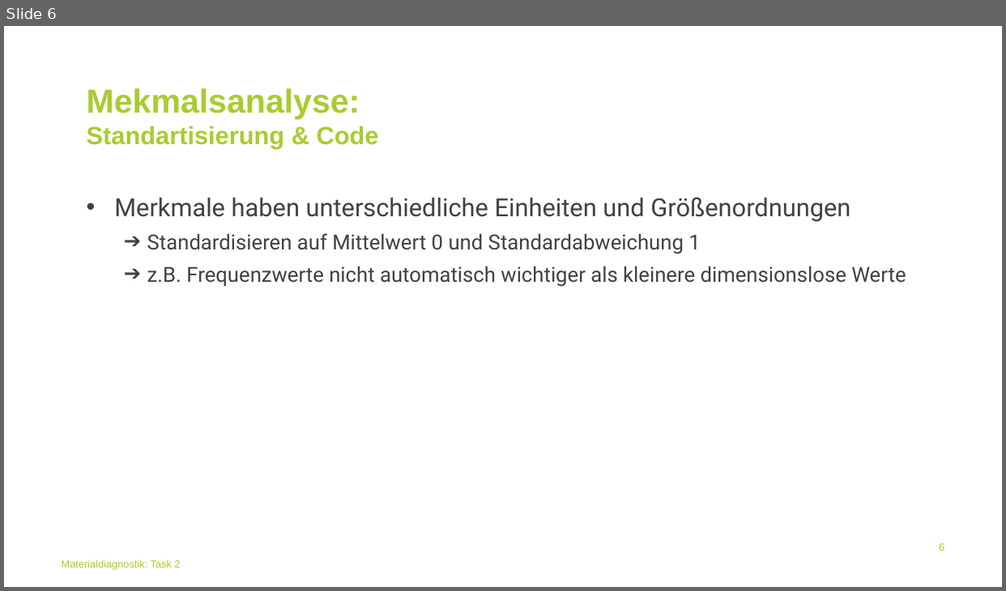
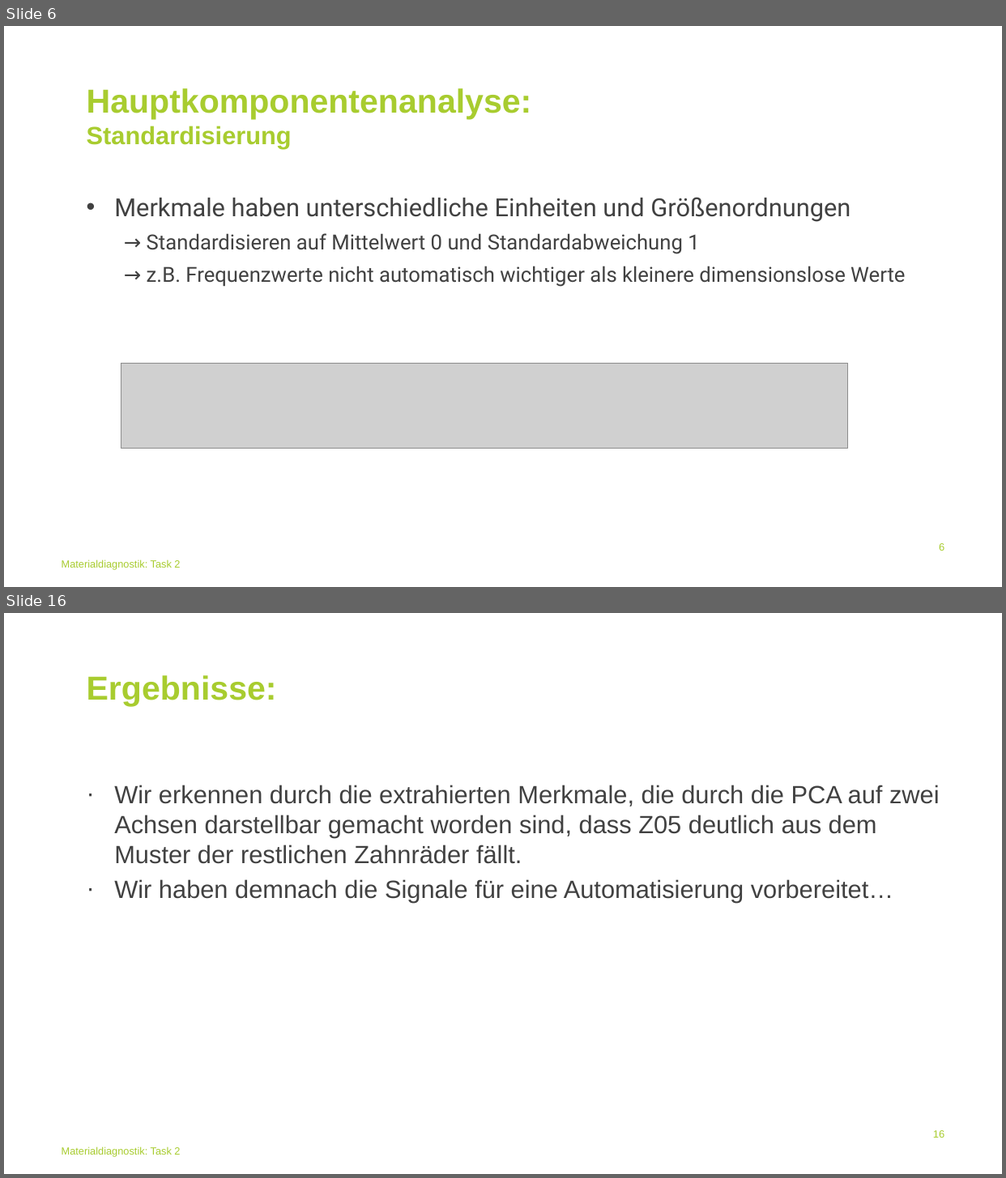
Before and after one commit to BGielczynski/AI_diagnostics, a slide deck: Task_2/Task2Powerpoint.pptx. Shown one above the other, each under a label of ours: slide 6 before the commit, slides 6 and 16 after it; the slides between them are not shown. The pictures are 1006x591 and 1006x1178 pixels, drawn with LibreOffice and Linux fonts; fonts in the diff are those of the drawing; grey boxes stand for pictures; background and template pictures are left out. Boxes give left, top, right and bottom in pixels: in the first picture for what was removed or moved away, otherwise in the second. Text is boxed around its words. In the diff, an @@ line names an element or a change of style, - is before the commit and + after.

```diff
--- a/Task_2/Task2Powerpoint.pptx
+++ b/Task_2/Task2Powerpoint.pptx
@@ slide 16 added at box(4, 613, 1002, 1174), background #FFFFFF; not listed: 1 template element that a slide beside it also shows @@
@@ title added at box(87, 675, 277, 706), 32 pt, text #A8CC2F, bold @@
+Ergebnisse:
@@ text added at box(114, 785, 940, 903), 24 pt, text #414141 @@
+· Wir erkennen durch die extrahierten Merkmale, die durch die PCA auf zwei Achsen darstellbar gemacht worden sind, dass Z05 deutlich aus dem Muster der restlichen Zahnräder fällt.
+· Wir haben demnach die Signale für eine Automatisierung vorbereitet…
@@ page number added at box(933, 1131, 944, 1138), 10 pt, text #A8CC2F @@
+16
@@ slide 6 changed as well @@
@@ title at box(87, 88, 532, 148): text changed; size 24 to 32 pt @@
-Mekmalsanalyse:
-Standartisierung & Code
+Hauptkomponentenanalyse:
+Standardisierung
@@ text at box(147, 233, 905, 287): text changed @@
-  ➔ Standardisieren auf Mittelwert 0 und Standardabweichung 1
-  ➔ z.B. Frequenzwerte nicht automatisch wichtiger als kleinere dimensionslose Werte
+  → Standardisieren auf Mittelwert 0 und Standardabweichung 1
+  → z.B. Frequenzwerte nicht automatisch wichtiger als kleinere dimensionslose Werte
@@ picture added at box(121, 364, 849, 449) @@
```
Also in this commit, not shown: 4 other slides changed, 11 other slides added, 4 slides removed.
